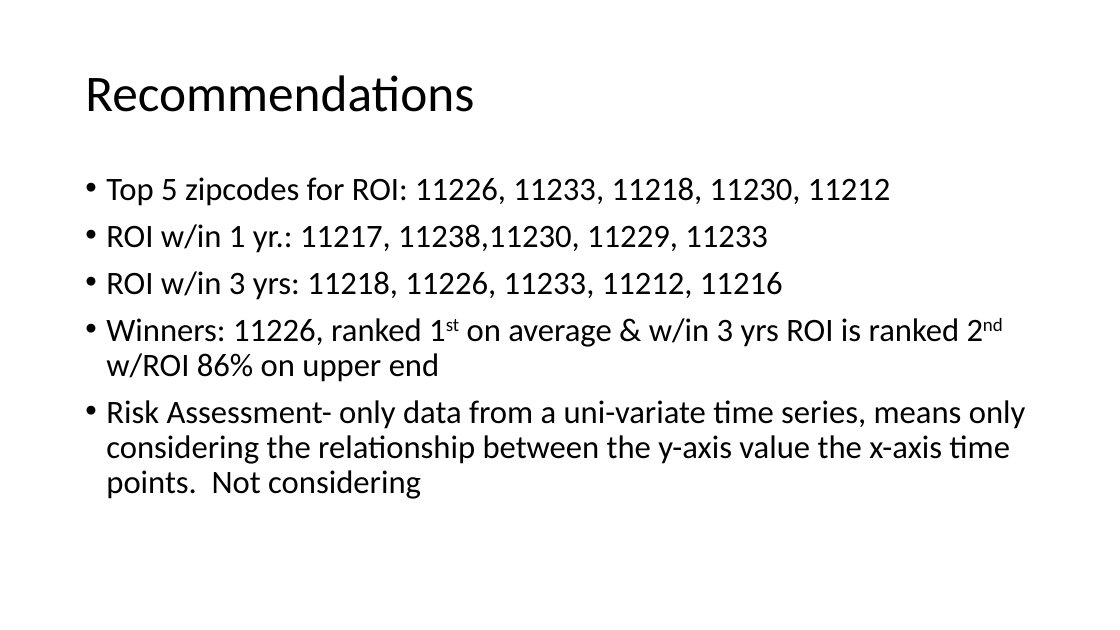
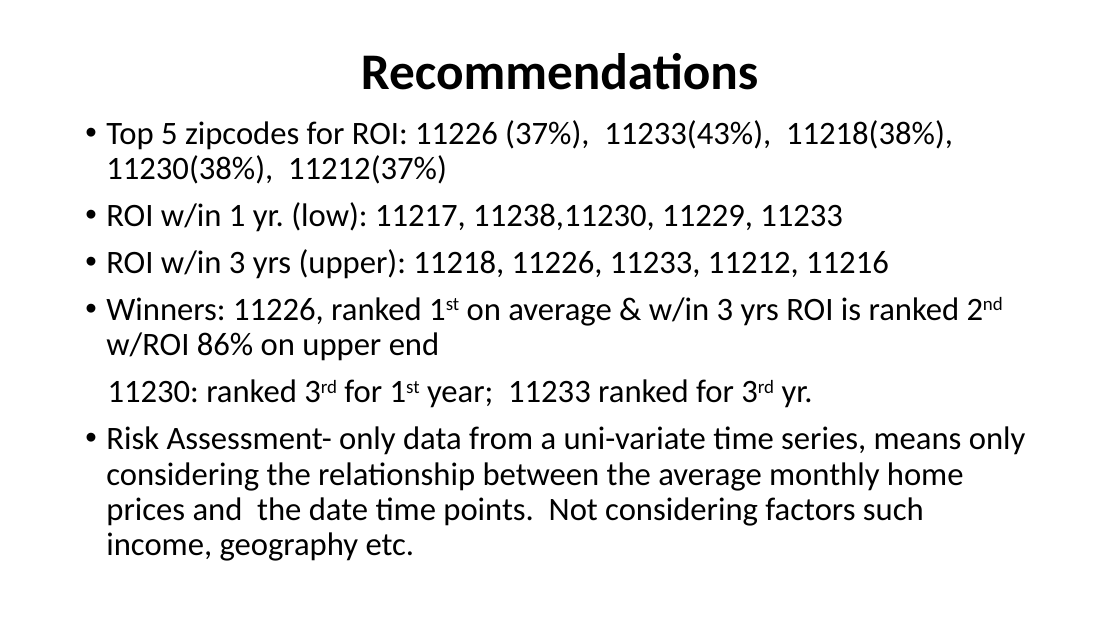
Before and after one commit to davidrtorres/Model-4-Brooklyn-Real-Estate-Investment, a slide deck: slide 9 of zillow_ts.pptx. Drawn at 1120x630 pixels with LibreOffice and Linux fonts; fonts in the diff are those of the drawing. Boxes give left, top, right and bottom in pixels: in the first picture for what was removed or moved away, otherwise in the second. Text is boxed around its words. In the diff, an @@ line names an element or a change of style, - is before the commit and + after.

```diff
--- a/zillow_ts.pptx
+++ b/zillow_ts.pptx
@@ title "Recommendations" at (x1=361, y1=53, x2=758, y2=90): bold on; alignment left to centre @@
@@ text "Top 5 zipcodes for ROI: ..." moved from (x1=106, y1=177, x2=1026, y2=499) to (x1=106, y1=120, x2=1026, y2=561) @@
@@ text at (x1=106, y1=120, x2=953, y2=279): text changed @@
-• Top 5 zipcodes for ROI: 11226, 11233, 11218, 11230, 11212
-• ROI w/in 1 yr.: 11217, 11238,11230, 11229, 11233
-• ROI w/in 3 yrs: 11218, 11226, 11233, 11212, 11216
+• Top 5 zipcodes for ROI: 11226 (37%), 11233(43%), 11218(38%), 11230(38%), 11212(37%)
+• ROI w/in 1 yr. (low): 11217, 11238,11230, 11229, 11233
+• ROI w/in 3 yrs (upper): 11218, 11226, 11233, 11212, 11216
@@ text at (x1=106, y1=379, x2=1026, y2=561): text changed @@
-• Risk Assessment- only data from a uni-variate time series, means only considering the relationship between the y-axis value the x-axis time points. Not considering
+11230: ranked 3rd for 1st year; 11233 ranked for 3rd yr.
+• Risk Assessment- only data from a uni-variate time series, means only considering the relationship between the average monthly home prices and the date time points. Not considering factors such income, geography etc.
```
Also in this commit, not shown: 3 other slides changed, 2 slides added, 1 other file.
